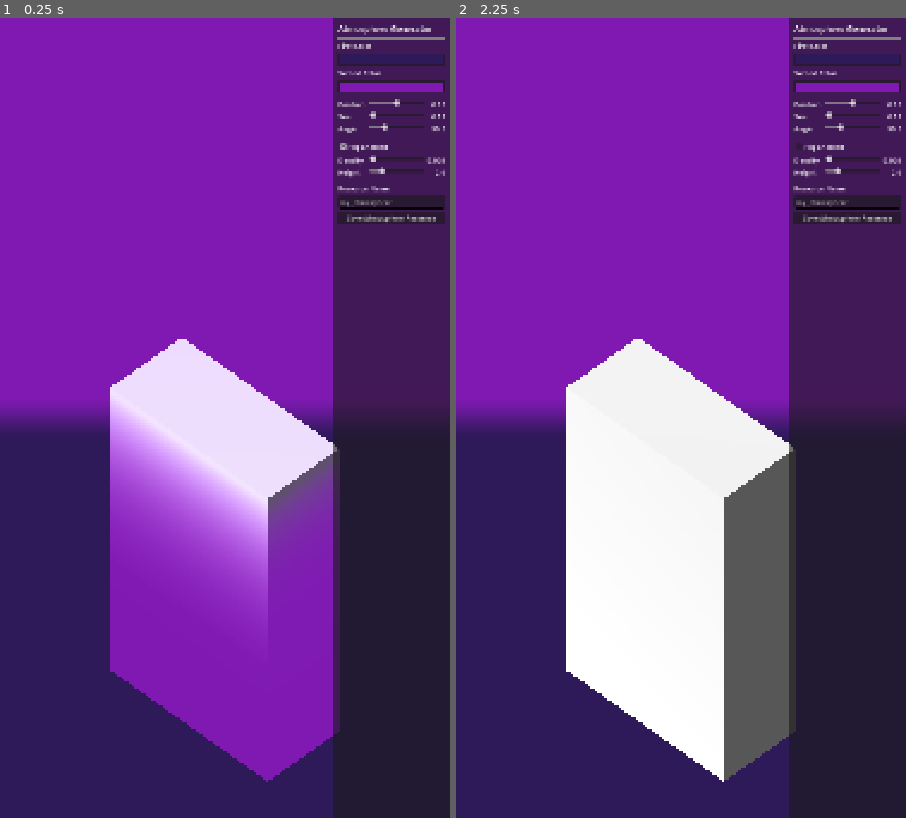
Above: before the commit, frames 1-2 (left to right).
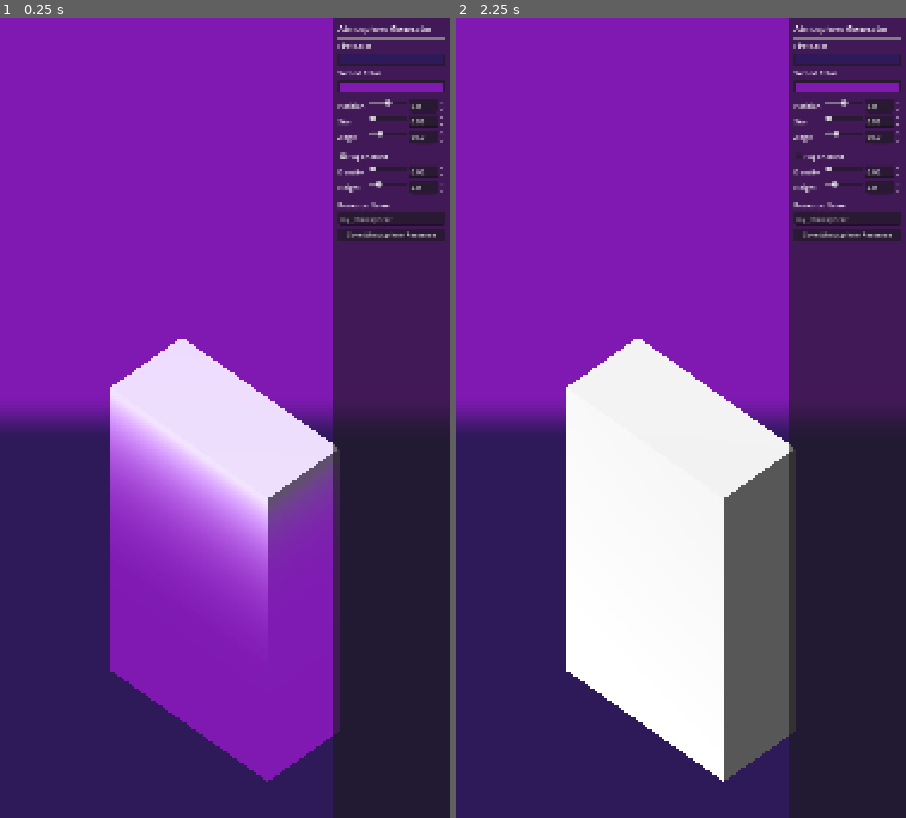
Above: after the commit, the same moments.

Repository: AlbertoHdezCerezo/learn-how-to-minigolf
Game: Godot game, scene res://scenes/level_editor_tools/atmosphere_generator.tscn
The game is run twice, just before and just after one commit, with the same random seed, the same clock (stepped at 60 frames per second) and the same inputs. The project has no main scene, so this scene is started directly.
Inputs:
- Up to frame 1 (0.25 s): no input
- Up to frame 2 (2.25 s): click "Fog Enabled" at 0.5 s; click "Fog Enabled" at 1.25 s; click "Fog Enabled" at 2 s

The runs differ from the first frame. In frame 1, 2.1% of the frame differs, in the area x 74-99%, y 10-28%; in frame 2, 2.1%.

Commit message:
Replace value labels with SpinBox inputs in atmosphere generator UI
Allow typing exact values in addition to dragging sliders. SpinBoxes
stay synced bidirectionally with their corresponding sliders.

Co-Authored-By: Claude Opus 4.6 (1M context) <noreply@anthropic.com>

Diff:
--- a/scenes/level_editor_tools/atmosphere_generator.tscn
+++ b/scenes/level_editor_tools/atmosphere_generator.tscn
@@ -97,12 +97,14 @@
 step = 0.01
 value = 0.5
 
-[node name="GradientPositionValue" type="Label" parent="AtmosphereUI/SettingsPanel/SettingsPadding/SettingsList/GradientPositionRow"]
-unique_name_in_owner = true
-custom_minimum_size = Vector2(45, 0)
-layout_mode = 2
-text = "0.00"
-horizontal_alignment = 2
+[node name="GradientPositionInput" type="SpinBox" parent="AtmosphereUI/SettingsPanel/SettingsPadding/SettingsList/GradientPositionRow"]
+unique_name_in_owner = true
+custom_minimum_size = Vector2(75, 0)
+layout_mode = 2
+min_value = -0.5
+max_value = 0.5
+step = 0.01
+value = 0.5
 
 [node name="GradientSizeRow" type="HBoxContainer" parent="AtmosphereUI/SettingsPanel/SettingsPadding/SettingsList"]
 layout_mode = 2
@@ -121,12 +123,14 @@
 step = 0.01
 value = 0.53
 
-[node name="GradientSizeValue" type="Label" parent="AtmosphereUI/SettingsPanel/SettingsPadding/SettingsList/GradientSizeRow"]
-unique_name_in_owner = true
-custom_minimum_size = Vector2(45, 0)
-layout_mode = 2
-text = "0.53"
-horizontal_alignment = 2
+[node name="GradientSizeInput" type="SpinBox" parent="AtmosphereUI/SettingsPanel/SettingsPadding/SettingsList/GradientSizeRow"]
+unique_name_in_owner = true
+custom_minimum_size = Vector2(75, 0)
+layout_mode = 2
+min_value = 0.5
+max_value = 2.0
+step = 0.01
+value = 0.53
 
 [node name="GradientAngleRow" type="HBoxContainer" parent="AtmosphereUI/SettingsPanel/SettingsPadding/SettingsList"]
 layout_mode = 2
@@ -144,12 +148,13 @@
 step = 0.1
 value = 90.0
 
-[node name="GradientAngleValue" type="Label" parent="AtmosphereUI/SettingsPanel/SettingsPadding/SettingsList/GradientAngleRow"]
-unique_name_in_owner = true
-custom_minimum_size = Vector2(45, 0)
-layout_mode = 2
-text = "90.0"
-horizontal_alignment = 2
+[node name="GradientAngleInput" type="SpinBox" parent="AtmosphereUI/SettingsPanel/SettingsPadding/SettingsList/GradientAngleRow"]
+unique_name_in_owner = true
+custom_minimum_size = Vector2(75, 0)
+layout_mode = 2
+max_value = 360.0
+step = 0.1
+value = 90.0
 
 [node name="FogSectionSeparator" type="HSeparator" parent="AtmosphereUI/SettingsPanel/SettingsPadding/SettingsList"]
 layout_mode = 2
@@ -175,12 +180,13 @@
 step = 0.001
 value = 0.02
 
-[node name="FogDensityValue" type="Label" parent="AtmosphereUI/SettingsPanel/SettingsPadding/SettingsList/FogDensityRow"]
-unique_name_in_owner = true
-custom_minimum_size = Vector2(45, 0)
-layout_mode = 2
-text = "0.020"
-horizontal_alignment = 2
+[node name="FogDensityInput" type="SpinBox" parent="AtmosphereUI/SettingsPanel/SettingsPadding/SettingsList/FogDensityRow"]
+unique_name_in_owner = true
+custom_minimum_size = Vector2(75, 0)
+layout_mode = 2
+max_value = 1.0
+step = 0.001
+value = 0.02
 
 [node name="FogHeightDensityRow" type="HBoxContainer" parent="AtmosphereUI/SettingsPanel/SettingsPadding/SettingsList"]
 layout_mode = 2
@@ -198,12 +204,13 @@
 step = 0.1
 value = 2.0
 
-[node name="FogHeightDensityValue" type="Label" parent="AtmosphereUI/SettingsPanel/SettingsPadding/SettingsList/FogHeightDensityRow"]
-unique_name_in_owner = true
-custom_minimum_size = Vector2(45, 0)
-layout_mode = 2
-text = "2.0"
-horizontal_alignment = 2
+[node name="FogHeightDensityInput" type="SpinBox" parent="AtmosphereUI/SettingsPanel/SettingsPadding/SettingsList/FogHeightDensityRow"]
+unique_name_in_owner = true
+custom_minimum_size = Vector2(75, 0)
+layout_mode = 2
+max_value = 10.0
+step = 0.1
+value = 2.0
 
 [node name="SaveSectionSeparator" type="HSeparator" parent="AtmosphereUI/SettingsPanel/SettingsPadding/SettingsList"]
 layout_mode = 2
--- a/scripts/level_editor_tools/atmosphere_generator_ui.gd
+++ b/scripts/level_editor_tools/atmosphere_generator_ui.gd
@@ -13,16 +13,16 @@
 @onready var _first_color_picker: ColorPickerButton = %FirstColorPicker
 @onready var _second_color_picker: ColorPickerButton = %SecondColorPicker
 @onready var _position_slider: HSlider = %GradientPositionSlider
-@onready var _position_value: Label = %GradientPositionValue
+@onready var _position_input: SpinBox = %GradientPositionInput
 @onready var _size_slider: HSlider = %GradientSizeSlider
-@onready var _size_value: Label = %GradientSizeValue
+@onready var _size_input: SpinBox = %GradientSizeInput
 @onready var _angle_slider: HSlider = %GradientAngleSlider
-@onready var _angle_value: Label = %GradientAngleValue
+@onready var _angle_input: SpinBox = %GradientAngleInput
 @onready var _fog_checkbox: CheckBox = %FogEnabledCheckbox
 @onready var _fog_density_slider: HSlider = %FogDensitySlider
-@onready var _fog_density_value: Label = %FogDensityValue
+@onready var _fog_density_input: SpinBox = %FogDensityInput
 @onready var _fog_height_slider: HSlider = %FogHeightDensitySlider
-@onready var _fog_height_value: Label = %FogHeightDensityValue
+@onready var _fog_height_input: SpinBox = %FogHeightDensityInput
 @onready var _name_input: LineEdit = %ResourceNameInput
 @onready var _save_button: Button = %SaveResourceButton
 
@@ -32,23 +32,30 @@
 func _ready() -> void:
 	_first_color_picker.color_changed.connect(func(c: Color): first_color_changed.emit(c))
 	_second_color_picker.color_changed.connect(func(c: Color): second_color_changed.emit(c))
-	_position_slider.value_changed.connect(func(v: float):
-		_position_value.text = "%.2f" % v
-		gradient_position_changed.emit(v))
-	_size_slider.value_changed.connect(func(v: float):
-		_size_value.text = "%.2f" % v
-		size_changed.emit(v))
-	_angle_slider.value_changed.connect(func(v: float):
-		_angle_value.text = "%.1f" % v
-		angle_changed.emit(v))
+
+	_connect_slider_and_input(_position_slider, _position_input, gradient_position_changed)
+	_connect_slider_and_input(_size_slider, _size_input, size_changed)
+	_connect_slider_and_input(_angle_slider, _angle_input, angle_changed)
+	_connect_slider_and_input(_fog_density_slider, _fog_density_input, fog_density_changed)
+	_connect_slider_and_input(_fog_height_slider, _fog_height_input, fog_height_density_changed)
+
 	_fog_checkbox.toggled.connect(func(v: bool): fog_enabled_changed.emit(v))
-	_fog_density_slider.value_changed.connect(func(v: float):
-		_fog_density_value.text = "%.3f" % v
-		fog_density_changed.emit(v))
-	_fog_height_slider.value_changed.connect(func(v: float):
-		_fog_height_value.text = "%.1f" % v
-		fog_height_density_changed.emit(v))
 	_save_button.pressed.connect(func(): save_requested.emit(_name_input.text.strip_edges()))
+
+
+func _connect_slider_and_input(slider: HSlider, input: SpinBox, sig: Signal) -> void:
+	slider.value_changed.connect(func(v: float):
+		if not _syncing:
+			_syncing = true
+			input.value = v
+			_syncing = false
+			sig.emit(v))
+	input.value_changed.connect(func(v: float):
+		if not _syncing:
+			_syncing = true
+			slider.value = v
+			_syncing = false
+			sig.emit(v))
 
 
 func sync(first_color: Color, second_color: Color, gradient_position: float, gradient_size: float, gradient_angle: float, fog: bool, density: float, height_density: float) -> void:
@@ -57,14 +64,14 @@
 	_first_color_picker.color = first_color
 	_second_color_picker.color = second_color
 	_position_slider.value = gradient_position
-	_position_value.text = "%.2f" % gradient_position
+	_position_input.value = gradient_position
 	_size_slider.value = gradient_size
-	_size_value.text = "%.2f" % gradient_size
+	_size_input.value = gradient_size
 	_angle_slider.value = gradient_angle
-	_angle_value.text = "%.1f" % gradient_angle
+	_angle_input.value = gradient_angle
 	_fog_checkbox.button_pressed = fog
 	_fog_density_slider.value = density
-	_fog_density_value.text = "%.3f" % density
+	_fog_density_input.value = density
 	_fog_height_slider.value = height_density
-	_fog_height_value.text = "%.1f" % height_density
+	_fog_height_input.value = height_density
 	_syncing = false
